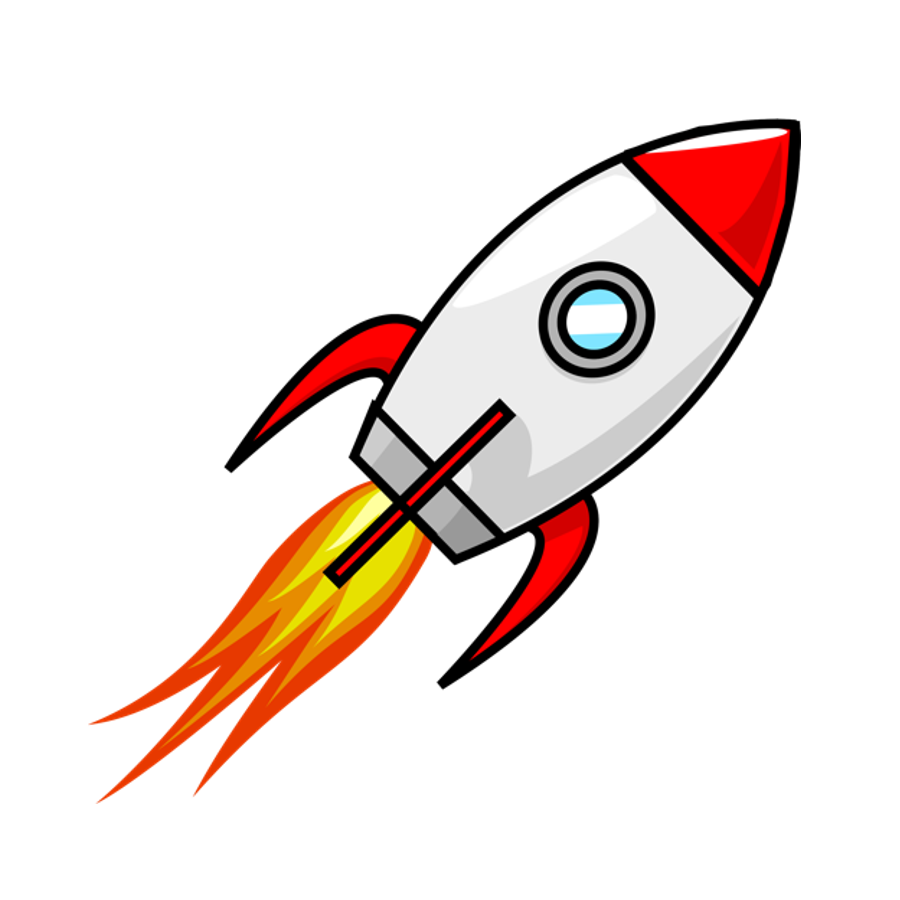
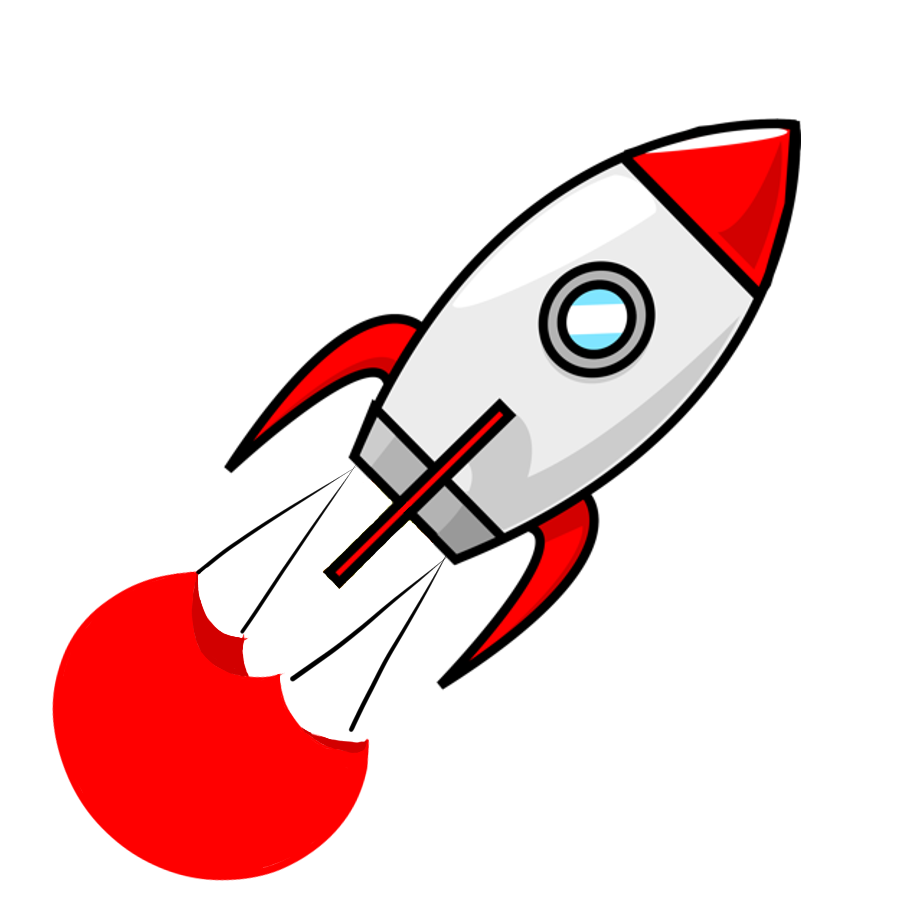
Layers edited between the first and the second 900 x 900 image:
painted on "Paint Layer 2 (pasted)" over [52, 464, 447, 832]
added layer "decelerate" above "accelerate" over [52, 464, 447, 881]
renamed "Paint Layer 1" to "accelerate", hid it, painted on it over [256, 464, 447, 640]
